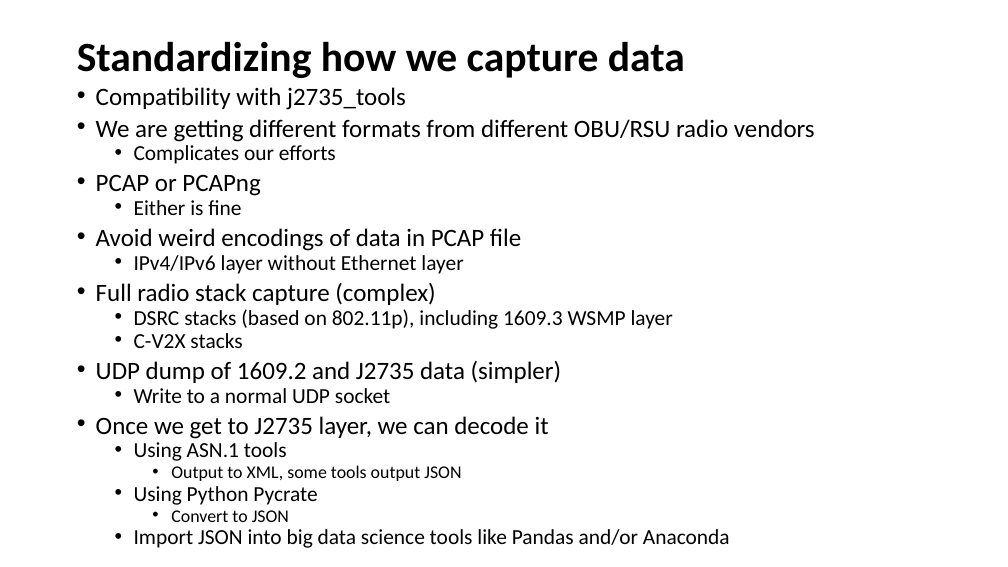
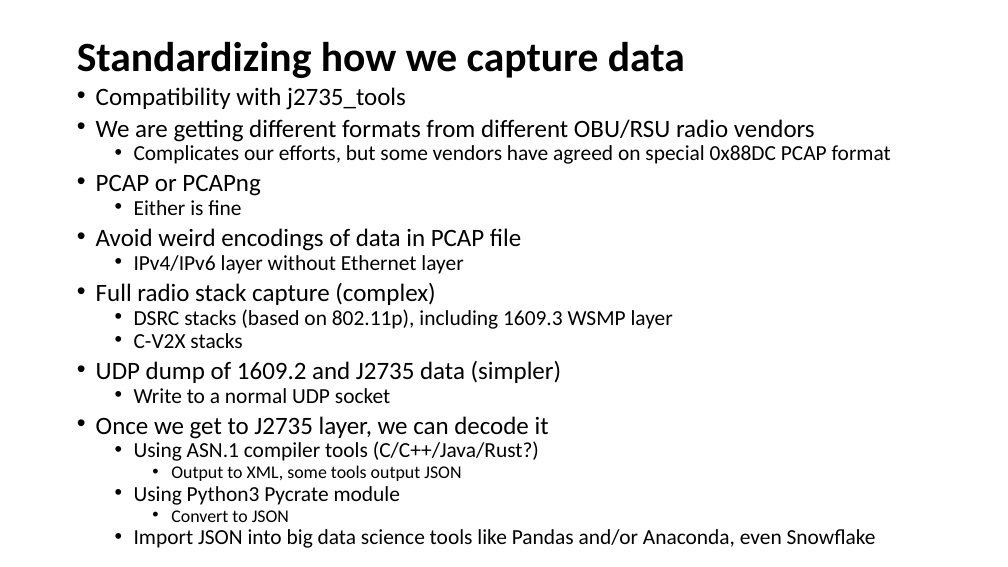
Before and after one commit to nprobert/j2735_tools, a slide deck: slide 7 of docs/NTCNA PCAP Decoder JSON Converter.pptx. Drawn at 1008x567 pixels with LibreOffice and Linux fonts; fonts in the diff are those of the drawing. Boxes give left, top, right and bottom in pixels: in the first picture for what was removed or moved away, otherwise in the second. Text is boxed around its words. In the diff, an @@ line names an element or a change of style, - is before the commit and + after.

```diff
--- a/docs/NTCNA PCAP Decoder JSON Converter.pptx
+++ b/docs/NTCNA PCAP Decoder JSON Converter.pptx
@@ text at bbox=[134, 145, 891, 164]: text changed @@
-  • Complicates our efforts
+  • Complicates our efforts, but some vendors have agreed on special 0x88DC PCAP format
@@ text at bbox=[134, 441, 539, 461]: text changed @@
-  • Using ASN.1 tools
+  • Using ASN.1 compiler tools (C/C++/Java/Rust?)
@@ text at bbox=[134, 486, 400, 505]: text changed @@
-  • Using Python Pycrate
+  • Using Python3 Pycrate module
@@ text at bbox=[134, 529, 876, 548]: text changed @@
-  • Import JSON into big data science tools like Pandas and/or Anaconda
+  • Import JSON into big data science tools like Pandas and/or Anaconda, even Snowflake
```
Also in this commit, not shown: 13 other slides changed, 6 other files.
